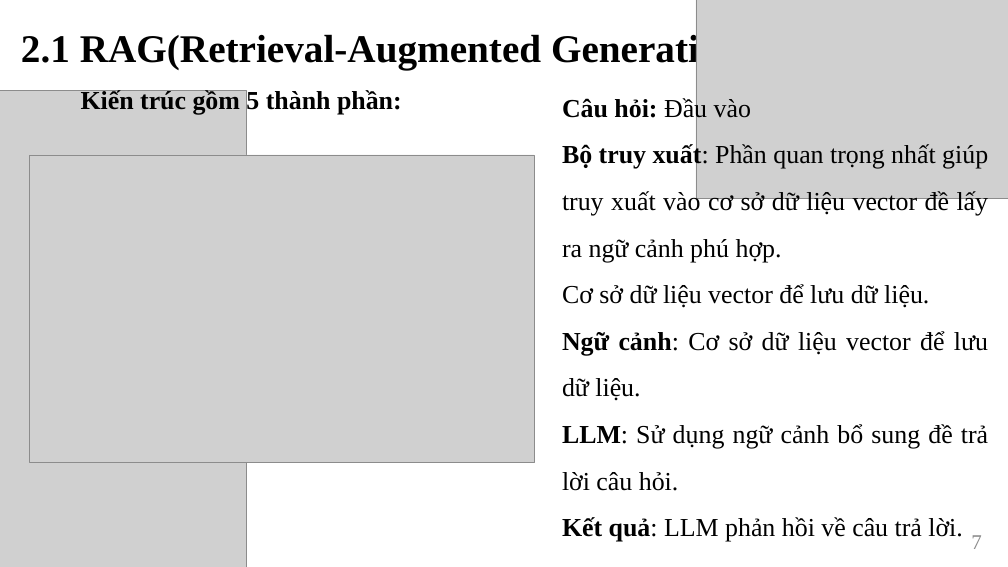
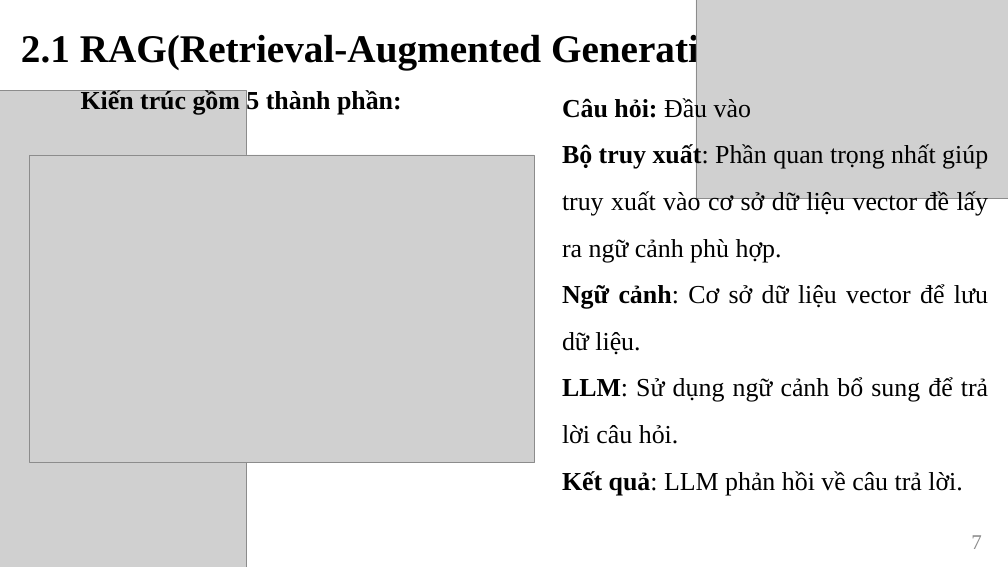
Before and after one commit to CaoThanhNammm/khoa_luan_2025_2026, a slide deck: slide 7 of SlideLVTN2025-Nhom11.pptx. Drawn at 1008x567 pixels with LibreOffice and Linux fonts; fonts in the diff are those of the drawing; grey boxes stand for pictures. Boxes give left, top, right and bottom in pixels: in the first picture for what was removed or moved away, otherwise in the second. Text is boxed around its words. In the diff, an @@ line names an element or a change of style, - is before the commit and + after.

```diff
--- a/SlideLVTN2025-Nhom11.pptx
+++ b/SlideLVTN2025-Nhom11.pptx
@@ text at bbox=[562, 143, 989, 263]: text changed @@
-Bộ truy xuất: Phần quan trọng nhất giúp truy xuất vào cơ sở dữ liệu vector đề lấy ra ngữ cảnh phú hợp.
-Cơ sở dữ liệu vector để lưu dữ liệu.
+Bộ truy xuất: Phần quan trọng nhất giúp truy xuất vào cơ sở dữ liệu vector đề lấy ra ngữ cảnh phù hợp.
@@ text at bbox=[562, 377, 988, 444]: text changed @@
-LLM: Sử dụng ngữ cảnh bổ sung đề trả lời câu hỏi.
+LLM: Sử dụng ngữ cảnh bổ sung để trả lời câu hỏi.
```
Also in this commit, not shown: 5 other slides changed, 1 slide removed, 45 other files.
